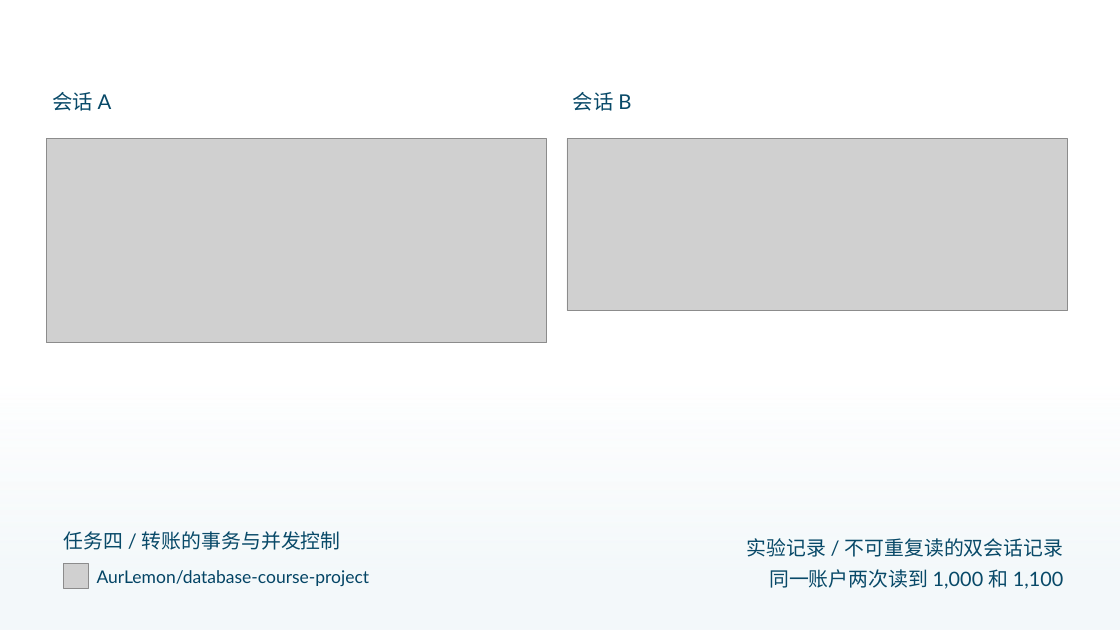
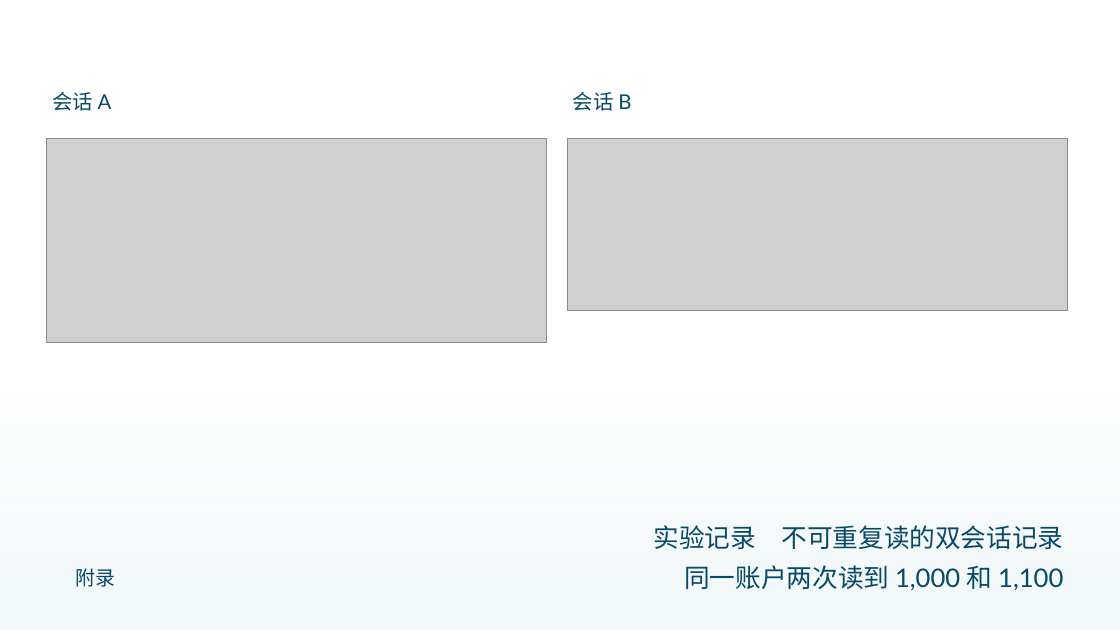
Before and after one commit to AurLemon/pageslip-demo, a slide deck: slide 19 of presentations/task-4-transactions.pptx. Drawn at 1120x630 pixels with LibreOffice and Linux fonts; fonts in the diff are those of the drawing; grey boxes stand for pictures. Boxes give left, top, right and bottom in pixels: in the first picture for what was removed or moved away, otherwise in the second. Text is boxed around its words. In the diff, an @@ line names an element or a change of style, - is before the commit and + after.

```diff
--- a/presentations/task-4-transactions.pptx
+++ b/presentations/task-4-transactions.pptx
@@ text at (654,525,1064,549): text changed; size 17 to 22 pt @@
-实验记录 / 不可重复读的双会话记录
+实验记录 不可重复读的双会话记录
@@ picture removed at (64,564,88,588) @@
@@ text at (76,568,116,587): text changed @@
-任务四 / 转账的事务与并发控制
+附录
@@ text "同一账户两次读到 1,000 和 1,100" at (684,565,1063,591): size 17 to 22 pt @@
@@ text removed at (97,570,370,586) @@
-AurLemon/database-course-project
```
Also in this commit, not shown: 21 other slides changed, 1 other file.
